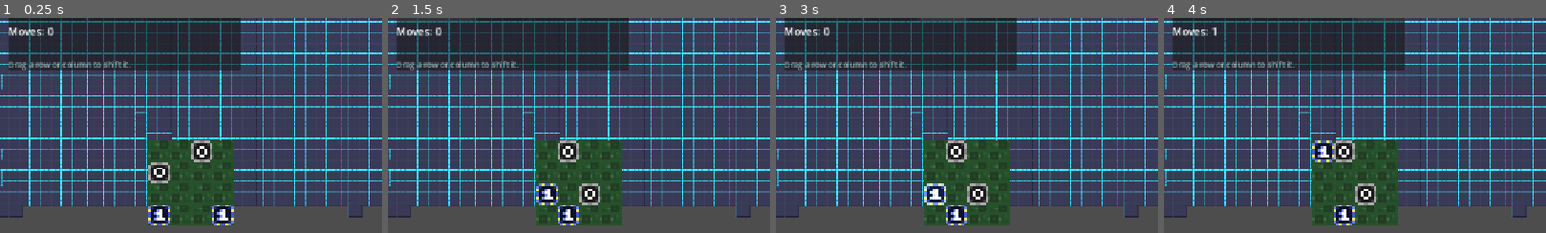
Above: before the commit, frames 1-4 (left to right).
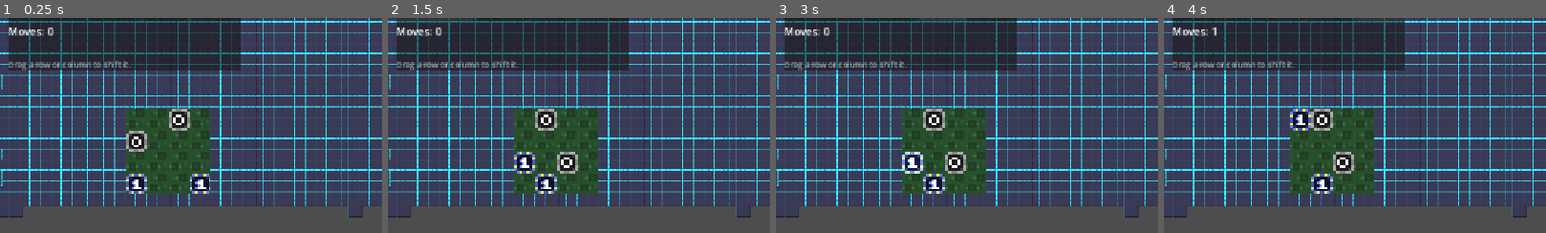
Above: after the commit, the same moments.

Repository: MukkiGames-Production/GithubGameJam2026
Game: Godot game, scene res://Matrix_Puzzle.tscn
Two runs of this game, one before a commit and one after it. Both use one fixed random seed, a clock stepped at 60 frames per second and the inputs below. The project has no main scene, so this scene is started directly.
Inputs:
- Up to frame 1 (0.25 s): no input
- Up to frame 2 (1.5 s): click "New Game (R)" at 0.5 s; click "New Game (R)" at 1.25 s
- Up to frame 3 (3 s): click "Undo (U)" at 2 s; click "Hint (H)" at 2.75 s
- Up to frame 4 (4 s): click "Solve (S)" at 3.5 s
The pictures show only the part of the screen within x 0-50%, y 6-56%; the shares and areas given below are measured in that part.

The runs differ from the first frame. In frame 1, 11% of the frame differs, in the area x 33-62%, y 42-97%; in frame 2, 11%; in frame 3, 11%; in frame 4, 12%.

Commit message:
update the floor to be in the level

Diff:
--- a/shifting-babaisyou-2/MatrixPuzzle.gd
+++ b/shifting-babaisyou-2/MatrixPuzzle.gd
@@ -13,7 +13,7 @@
 const N := 4                        # must match ShiftPuzzle.N
 const SHEET_CELL := 8.0             # sprite sheet frame size in pixels
 const TILE_SCALE := 4.0             # 8 px art drawn at 32 px
-const BOARD_ORIGIN := Vector2(224, 224)
+const BOARD_ORIGIN := Vector2(190, 177)
 
 # Atlas frames as (column, row) cells of the 8x8 sprite sheet.
 const FRAME_ONE := Vector2i(0, 0)
@@ -44,6 +44,8 @@
 
 var tiles: Array[Sprite2D] = []
 
+var _pool: Array[Sprite2D] = []  # scene-provided pieces not currently on the board
+
 var _dragging := false
 var _drag_start := Vector2.ZERO
 var _drag_cell := Vector2i.ZERO
@@ -55,9 +57,28 @@
 func _ready() -> void:
 	assert(N == Puzzle.N, "MatrixPuzzle.N must match ShiftPuzzle.N")
 	clip_children = CanvasItem.CLIP_CHILDREN_ONLY
-	_build_floor()
+	_adopt_scene_sprites()
 	_build_hud()
 	new_game()
+
+
+## Uses the floor/piece sprites placed in the scene when they are there, so the
+## board is laid out as real assets instead of being generated at runtime.
+func _adopt_scene_sprites() -> void:
+	var has_scene_floor := false
+	for child in get_children():
+		if not child is Sprite2D:
+			continue
+		var sprite := child as Sprite2D
+		sprite.scale = Vector2.ONE * (cell_size / SHEET_CELL)
+		if sprite.has_meta("symbol"):
+			sprite.visible = false
+			_pool.append(sprite)
+		elif sprite.has_meta("floor"):
+			sprite.position = _cell_center(sprite.get_meta("cell"))
+			has_scene_floor = true
+	if not has_scene_floor:
+		_build_floor()
 
 
 func _draw() -> void:
@@ -101,16 +122,28 @@
 
 func _rebuild() -> void:
 	for tile in tiles:
-		tile.queue_free()
+		tile.visible = false
+		_pool.append(tile)
 	tiles.clear()
 	for i in N * N:
 		var ch := state[i]
 		if not TILE_FRAMES.has(ch):
 			continue
-		var tile := _make_sprite(TILE_FRAMES[ch])
+		var tile := _take_piece(ch)
+		tile.visible = true
 		tile.position = _cell_center(Vector2i(i % N, i / N))
-		add_child(tile)
 		tiles.append(tile)
+
+
+func _take_piece(ch: String) -> Sprite2D:
+	for i in _pool.size():
+		if _pool[i].get_meta("symbol", "") == ch:
+			return _pool.pop_at(i)
+	# The scene only had spares for other pieces: build one from the atlas.
+	var tile := _make_sprite(TILE_FRAMES[ch])
+	tile.set_meta("symbol", ch)
+	add_child(tile)
+	return tile
 
 
 # --- game flow -------------------------------------------------------------
--- a/shifting-babaisyou-2/Matrix_Puzzle.tscn
+++ b/shifting-babaisyou-2/Matrix_Puzzle.tscn
@@ -568,24 +568,24 @@
 _data = [Vector2(0.5885417, 0.43820232), 0.0, 0.0, 0, 0]
 point_count = 1
 
+[sub_resource type="AtlasTexture" id="AtlasTexture_floor"]
+atlas = ExtResource("3_slbmu")
+region = Rect2(0, 24, 8, 8)
+
+[sub_resource type="AtlasTexture" id="AtlasTexture_one"]
+atlas = ExtResource("3_slbmu")
+region = Rect2(0, 0, 8, 8)
+
+[sub_resource type="AtlasTexture" id="AtlasTexture_zero"]
+atlas = ExtResource("3_slbmu")
+region = Rect2(8, 0, 8, 8)
+
 [sub_resource type="Curve" id="Curve_05wwl"]
 
 [sub_resource type="CurveXYZTexture" id="CurveXYZTexture_144fo"]
 curve_x = SubResource("Curve_7gm7h")
 curve_y = SubResource("Curve_41a4r")
 curve_z = SubResource("Curve_05wwl")
-
-[sub_resource type="QuadMesh" id="QuadMesh_7lwnq"]
-
-[sub_resource type="MultiMesh" id="MultiMesh_7uwkc"]
-instance_count = 4
-visible_instance_count = 4
-mesh = SubResource("QuadMesh_7lwnq")
-buffer = PackedFloat32Array(0.5, 3.9999998, 1, 1, 1, 0.05, 0.0051020407, 0.16129032, 0.7664218, 2.660608, 1, 1, 1, 0.05, 0.0060082376, 0.11808413, 1.525126, 1.5251265, 1, 1, 1, 0.05, 0.008588864, 0.08145569, 2.6606073, 0.7664218, 1, 1, 1, 0.05, 0.012451045, 0.056981348)
-
-[sub_resource type="AtlasTexture" id="AtlasTexture_7gm7h"]
-atlas = ExtResource("3_slbmu")
-region = Rect2(0, 0, 8.356983, 8.669719)
 
 [node name="Node2D" type="Node2D" unique_id=954893667]
 
@@ -648,7 +648,174 @@
 mesh = SubResource("QuadMesh_7uwkc")
 texture = SubResource("CurveXYZTexture_144fo")
 
-[node name="MultiMeshInstance2D" type="MultiMeshInstance2D" parent="Matrix" unique_id=785890548]
-position = Vector2(113, 122)
-multimesh = SubResource("MultiMesh_7uwkc")
-texture = SubResource("AtlasTexture_7gm7h")
+[node name="Floor_0_0" type="Sprite2D" parent="Matrix" unique_id=910000001]
+position = Vector2(206, 193)
+texture = SubResource("AtlasTexture_floor")
+texture_filter = 1
+scale = Vector2(4, 4)
+modulate = Color(0.6, 0.65, 0.6, 1)
+metadata/floor = true
+metadata/cell = Vector2i(0, 0)
+
+[node name="Floor_0_1" type="Sprite2D" parent="Matrix" unique_id=910000002]
+position = Vector2(238, 193)
+texture = SubResource("AtlasTexture_floor")
+texture_filter = 1
+scale = Vector2(4, 4)
+modulate = Color(0.6, 0.65, 0.6, 1)
+metadata/floor = true
+metadata/cell = Vector2i(1, 0)
+
+[node name="Floor_0_2" type="Sprite2D" parent="Matrix" unique_id=910000003]
+position = Vector2(270, 193)
+texture = SubResource("AtlasTexture_floor")
+texture_filter = 1
+scale = Vector2(4, 4)
+modulate = Color(0.6, 0.65, 0.6, 1)
+metadata/floor = true
+metadata/cell = Vector2i(2, 0)
+
+[node name="Floor_0_3" type="Sprite2D" parent="Matrix" unique_id=910000004]
+position = Vector2(302, 193)
+texture = SubResource("AtlasTexture_floor")
+texture_filter = 1
+scale = Vector2(4, 4)
+modulate = Color(0.6, 0.65, 0.6, 1)
+metadata/floor = true
+metadata/cell = Vector2i(3, 0)
+
+[node name="Floor_1_0" type="Sprite2D" parent="Matrix" unique_id=910000005]
+position = Vector2(206, 225)
+texture = SubResource("AtlasTexture_floor")
+texture_filter = 1
+scale = Vector2(4, 4)
+modulate = Color(0.6, 0.65, 0.6, 1)
+metadata/floor = true
+metadata/cell = Vector2i(0, 1)
+
+[node name="Floor_1_1" type="Sprite2D" parent="Matrix" unique_id=910000006]
+position = Vector2(238, 225)
+texture = SubResource("AtlasTexture_floor")
+texture_filter = 1
+scale = Vector2(4, 4)
+modulate = Color(0.6, 0.65, 0.6, 1)
+metadata/floor = true
+metadata/cell = Vector2i(1, 1)
+
+[node name="Floor_1_2" type="Sprite2D" parent="Matrix" unique_id=910000007]
+position = Vector2(270, 225)
+texture = SubResource("AtlasTexture_floor")
+texture_filter = 1
+scale = Vector2(4, 4)
+modulate = Color(0.6, 0.65, 0.6, 1)
+metadata/floor = true
+metadata/cell = Vector2i(2, 1)
+
+[node name="Floor_1_3" type="Sprite2D" parent="Matrix" unique_id=910000008]
+position = Vector2(302, 225)
+texture = SubResource("AtlasTexture_floor")
+texture_filter = 1
+scale = Vector2(4, 4)
+modulate = Color(0.6, 0.65, 0.6, 1)
+metadata/floor = true
+metadata/cell = Vector2i(3, 1)
+
+[node name="Floor_2_0" type="Sprite2D" parent="Matrix" unique_id=910000009]
+position = Vector2(206, 257)
+texture = SubResource("AtlasTexture_floor")
+texture_filter = 1
+scale = Vector2(4, 4)
+modulate = Color(0.6, 0.65, 0.6, 1)
+metadata/floor = true
+metadata/cell = Vector2i(0, 2)
+
+[node name="Floor_2_1" type="Sprite2D" parent="Matrix" unique_id=910000010]
+position = Vector2(238, 257)
+texture = SubResource("AtlasTexture_floor")
+texture_filter = 1
+scale = Vector2(4, 4)
+modulate = Color(0.6, 0.65, 0.6, 1)
+metadata/floor = true
+metadata/cell = Vector2i(1, 2)
+
+[node name="Floor_2_2" type="Sprite2D" parent="Matrix" unique_id=910000011]
+position = Vector2(270, 257)
+texture = SubResource("AtlasTexture_floor")
+texture_filter = 1
+scale = Vector2(4, 4)
+modulate = Color(0.6, 0.65, 0.6, 1)
+metadata/floor = true
+metadata/cell = Vector2i(2, 2)
+
+[node name="Floor_2_3" type="Sprite2D" parent="Matrix" unique_id=910000012]
+position = Vector2(302, 257)
+texture = SubResource("AtlasTexture_floor")
+texture_filter = 1
+scale = Vector2(4, 4)
+modulate = Color(0.6, 0.65, 0.6, 1)
+metadata/floor = true
+metadata/cell = Vector2i(3, 2)
+
+[node name="Floor_3_0" type="Sprite2D" parent="Matrix" unique_id=910000013]
+position = Vector2(206, 289)
+texture = SubResource("AtlasTexture_floor")
+texture_filter = 1
+scale = Vector2(4, 4)
+modulate = Color(0.6, 0.65, 0.6, 1)
+metadata/floor = true
+metadata/cell = Vector2i(0, 3)
+
+[node name="Floor_3_1" type="Sprite2D" parent="Matrix" unique_id=910000014]
+position = Vector2(238, 289)
+texture = SubResource("AtlasTexture_floor")
+texture_filter = 1
+scale = Vector2(4, 4)
+modulate = Color(0.6, 0.65, 0.6, 1)
+metadata/floor = true
+metadata/cell = Vector2i(1, 3)
+
+[node name="Floor_3_2" type="Sprite2D" parent="Matrix" unique_id=910000015]
+position = Vector2(270, 289)
+texture = SubResource("AtlasTexture_floor")
+texture_filter = 1
+scale = Vector2(4, 4)
+modulate = Color(0.6, 0.65, 0.6, 1)
+metadata/floor = true
+metadata/cell = Vector2i(2, 3)
+
+[node name="Floor_3_3" type="Sprite2D" parent="Matrix" unique_id=910000016]
+position = Vector2(302, 289)
+texture = SubResource("AtlasTexture_floor")
+texture_filter = 1
+scale = Vector2(4, 4)
+modulate = Color(0.6, 0.65, 0.6, 1)
+metadata/floor = true
+metadata/cell = Vector2i(3, 3)
+
+[node name="Piece_1_A" type="Sprite2D" parent="Matrix" unique_id=910000101]
+position = Vector2(206, 193)
+texture = SubResource("AtlasTexture_one")
+texture_filter = 1
+scale = Vector2(4, 4)
+metadata/symbol = "1"
+
+[node name="Piece_O_A" type="Sprite2D" parent="Matrix" unique_id=910000102]
+position = Vector2(238, 193)
+texture = SubResource("AtlasTexture_zero")
+texture_filter = 1
+scale = Vector2(4, 4)
+metadata/symbol = "O"
+
+[node name="Piece_O_B" type="Sprite2D" parent="Matrix" unique_id=910000103]
+position = Vector2(270, 257)
+texture = SubResource("AtlasTexture_zero")
+texture_filter = 1
+scale = Vector2(4, 4)
+metadata/symbol = "O"
+
+[node name="Piece_1_B" type="Sprite2D" parent="Matrix" unique_id=910000104]
+position = Vector2(238, 289)
+texture = SubResource("AtlasTexture_one")
+texture_filter = 1
+scale = Vector2(4, 4)
+metadata/symbol = "1"
--- a/shifting-babaisyou-2/tests/test_matrix_board.gd
+++ b/shifting-babaisyou-2/tests/test_matrix_board.gd
@@ -33,6 +33,14 @@
 	return count
 
 
+func _count_floor(node: Node) -> int:
+	var count := 0
+	for child in node.get_children():
+		if child is Sprite2D and child.has_meta("floor"):
+			count += 1
+	return count
+
+
 func _run() -> void:
 	var packed: PackedScene = load("res://Matrix_Puzzle.tscn")
 	_check(packed != null, "scene loads")
@@ -49,6 +57,8 @@
 		return
 
 	_check(board.tiles.size() == _pieces(board.state), "one sprite per piece")
+	_check(board.tiles[0].name.begins_with("Piece_"), "board reuses the pieces placed in the scene")
+	_check(_count_floor(scene.get_node("Matrix")) == 16, "exactly the 16 scene floor tiles")
 	_check(board.moves_made == 0, "new game starts at 0 moves")
 
 	# Move a row that actually holds a piece, then undo it.
